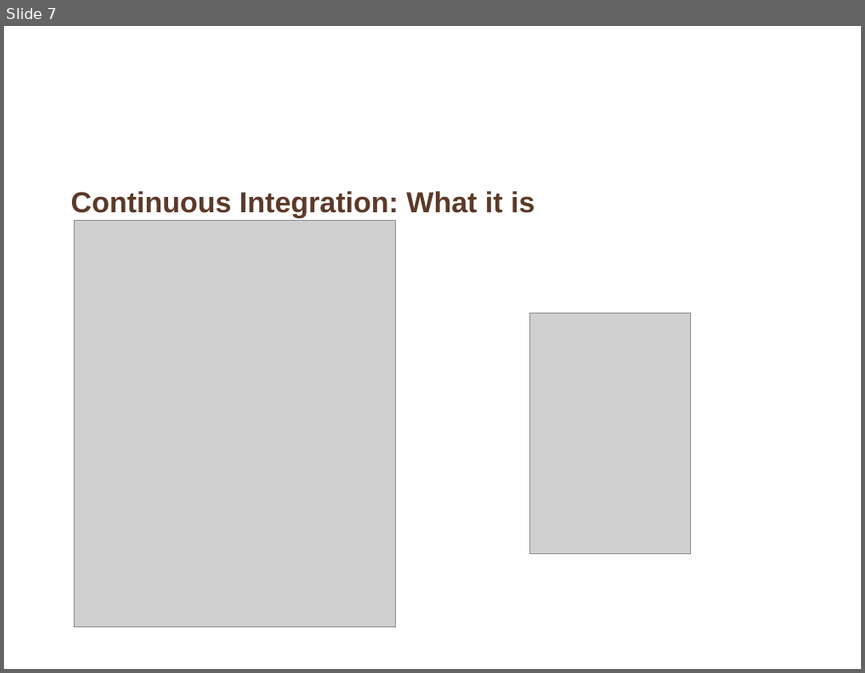
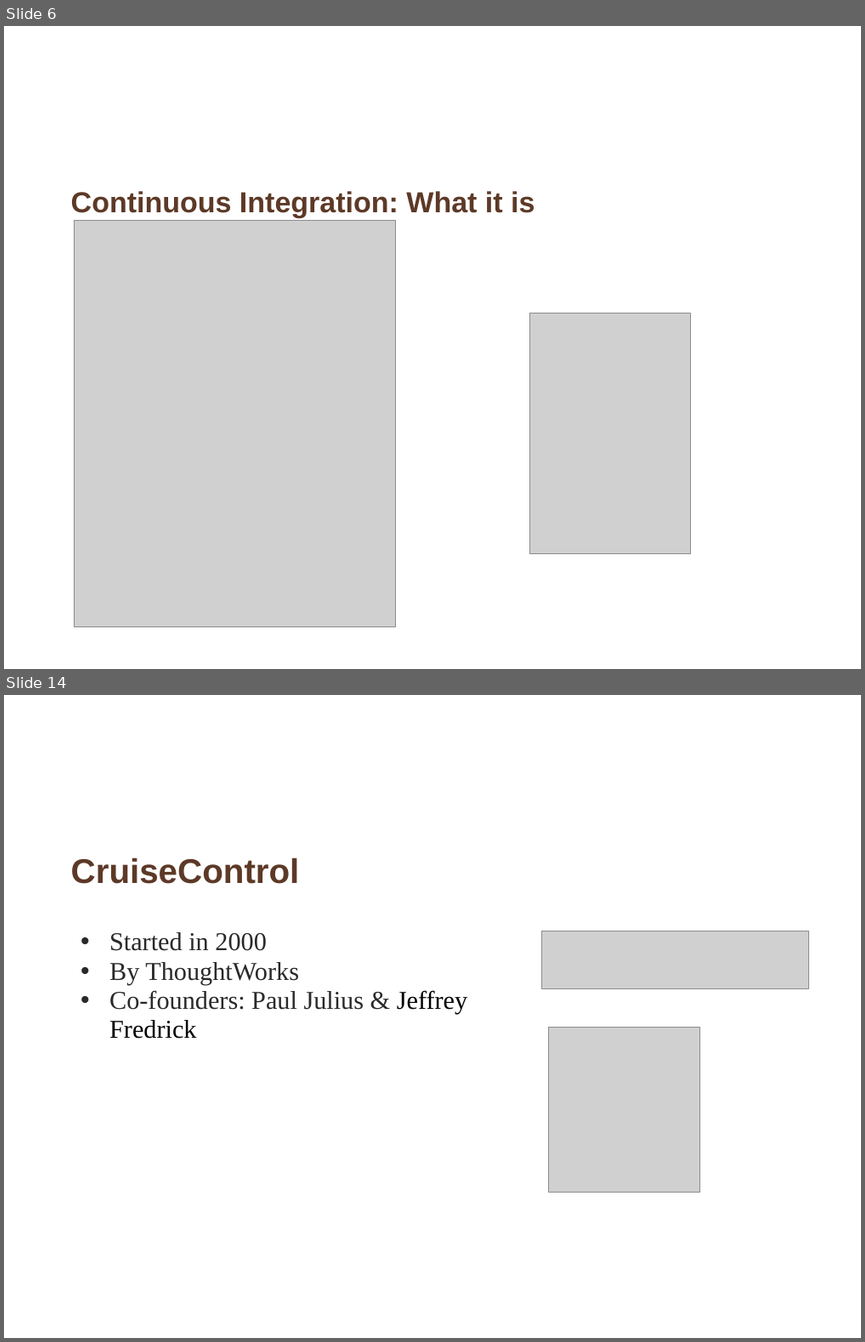
Before and after one commit to whimet/cruisetraining, a slide deck: Introduction_continuous_integration.ppt. Shown one above the other, each under a label of ours: slide 7 before the commit, slides 6 and 14 after it; the slides between them are not shown. The pictures are 865x673 and 865x1342 pixels, drawn with LibreOffice and Linux fonts; fonts in the diff are those of the drawing; grey boxes stand for pictures; background and template pictures are left out. Boxes give left, top, right and bottom in pixels: in the first picture for what was removed or moved away, otherwise in the second. Text is boxed around its words. In the diff, an @@ line names an element or a change of style, - is before the commit and + after.

```diff
--- a/Introduction_continuous_integration.ppt
+++ b/Introduction_continuous_integration.ppt
@@ slide 14 added at [4,695,861,1338], background picture (left out) @@
@@ title added at [71,857,300,884], 32 pt, text #5D3927, bold @@
+CruiseControl
@@ text added at [109,932,467,1038], 24 pt, text #292929 @@
+  • Started in 2000
+  • By ThoughtWorks
+  • Co-founders: Paul Julius & Jeffrey Fredrick
@@ picture added at [541,931,808,989] @@
@@ picture added at [549,1027,699,1192] @@
@@ what was slide 7 is now slide 6 @@
```
Also in this commit, not shown: 2 slides changed, 10 other slides added, 9 slides removed.
